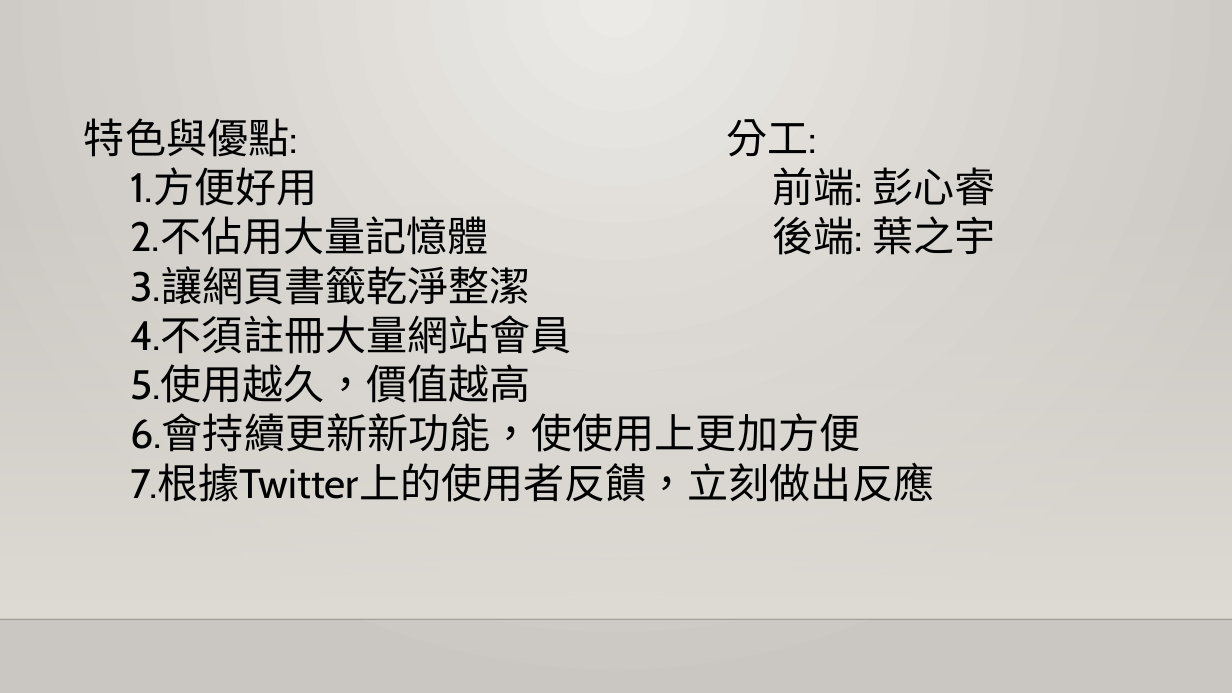
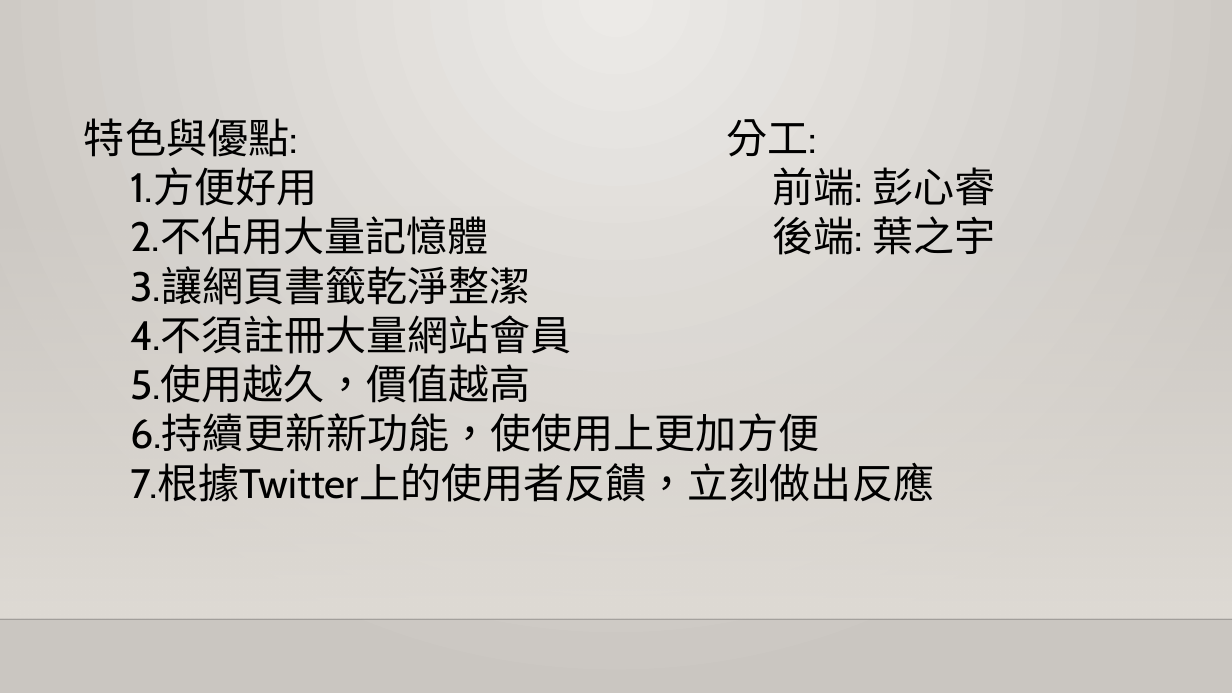
Before and after one commit to YukiHime-TW/nhentai, a slide deck: slide 7 of 漫畫筆記本-00757028+00757018.pptx. Drawn at 1232x693 pixels with LibreOffice and Linux fonts; fonts in the diff are those of the drawing; background and template pictures are left out. Boxes give left, top, right and bottom in pixels: in the first picture for what was removed or moved away, otherwise in the second. Text is boxed around its words. In the diff, an @@ line names an element or a change of style, - is before the commit and + after.

```diff
--- a/漫畫筆記本-00757028+00757018.pptx
+++ b/漫畫筆記本-00757028+00757018.pptx
@@ text at (130, 414, 819, 452): text changed @@
-6.會持續更新新功能，使使用上更加方便
+6.持續更新新功能，使使用上更加方便
```
